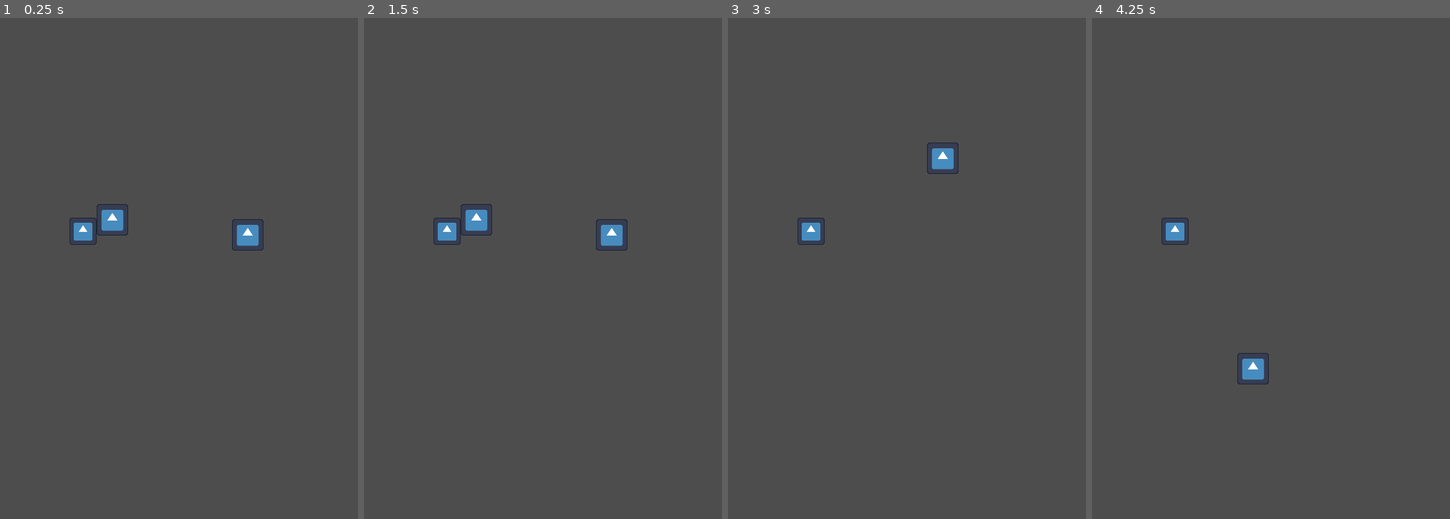
Above: before the commit, frames 1-4 (left to right).
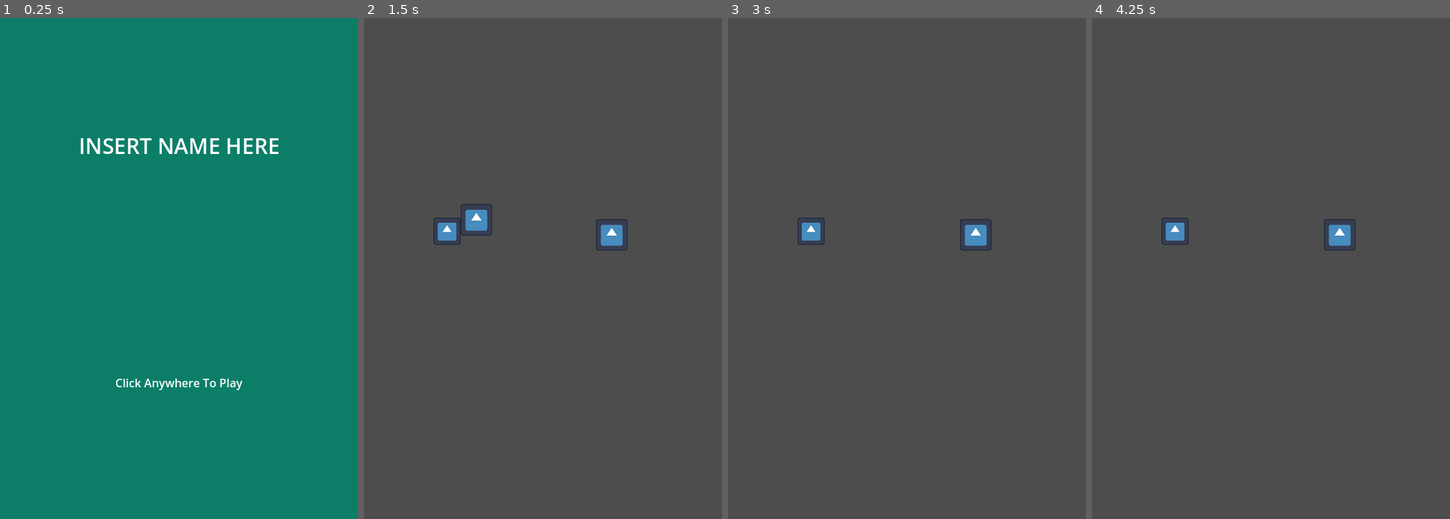
Above: after the commit, the same moments.

Repository: Chet-afk/tower-def
Game: Godot game, scene res://main.tscn
The game is run twice, just before and just after one commit, with the same random seed, the same clock (stepped at 60 frames per second) and the same inputs. The engine's default icon, where the game draws it, is replaced by a stand-in: a white triangle on a blue panel in a dark square.
Inputs (mouse positions are in pixels of both pictures, inside the frame that each line leads up to):
- Up to frame 1 (0.25 s): no input
- Up to frame 2 (1.5 s): click (543, 268) at 0.52 s; tap Enter at 1.25 s; move the mouse to (474, 218) at 1.27 s; press the mouse at (474, 218) at 1.28 s
- Up to frame 3 (3 s): tap Space at 2 s; move the mouse to (975, 233) at 2.02 s; release the mouse at (975, 233) at 2.03 s; click (975, 233) at 2.1 s; tap Enter at 2.75 s; move the mouse to (942, 158) at 2.77 s; press the mouse at (942, 158) at 2.78 s
- Up to frame 4 (4.25 s): tap Space at 3.5 s; move the mouse to (1253, 368) at 3.52 s; release the mouse at (1253, 368) at 3.53 s; click (1253, 368) at 3.6 s

The runs differ from the first frame. In frame 1, 100% of the frame differs, in the area x 0-100%, y 0-100%; in frame 2, nothing differs; in frame 3, 0.6%; in frame 4, 0.6%.

Commit message:
Added class name for units and setter

Diff:
--- a/tower_def/Units/unit.gd
+++ b/tower_def/Units/unit.gd
@@ -1,8 +1,13 @@
 extends Node2D
+class_name base_unit
 
+# Functionality
 var prev_position: Vector2
 var being_held: bool = false
 var clickable: bool = false
+var active: bool = false
+
+# Statistics
 var atk_speed: float
 var atk: int
 var range: float
@@ -14,15 +19,16 @@
 
 # Called every frame. 'delta' is the elapsed time since the previous frame.
 func _process(delta):
-
 	if Input.is_action_just_pressed("mouse") and clickable:
 		being_held = true
+		active = false
 	elif being_held and Input.is_action_pressed("mouse"):
 		# Follow the cursor so long as its pressed
 		self.set_global_position(get_viewport().get_mouse_position())
 
-	if Input.is_action_just_released("mouse"):
-		pass
+	if Input.is_action_just_released("mouse") and being_held:
+		being_held = false
+		active = true
 		# Uncomment this later once prev position is configured
 		#self.set_global_position(prev_position)
 
@@ -32,3 +38,7 @@
 	clickable = true
 func _on_snap_position_mouse_exited():
 	clickable = false
+
+# Setters
+func set_prev_pos(position:Vector2):
+	pass
--- a/tower_def/main.tscn
+++ b/tower_def/main.tscn
@@ -7,7 +7,6 @@
 [node name="Main" type="Node"]
 
 [node name="Menu" parent="." instance=ExtResource("1_uuig7")]
-visible = false
 
 [node name="Unit" parent="." instance=ExtResource("2_qj4ff")]
 position = Vector2(157, 282)
